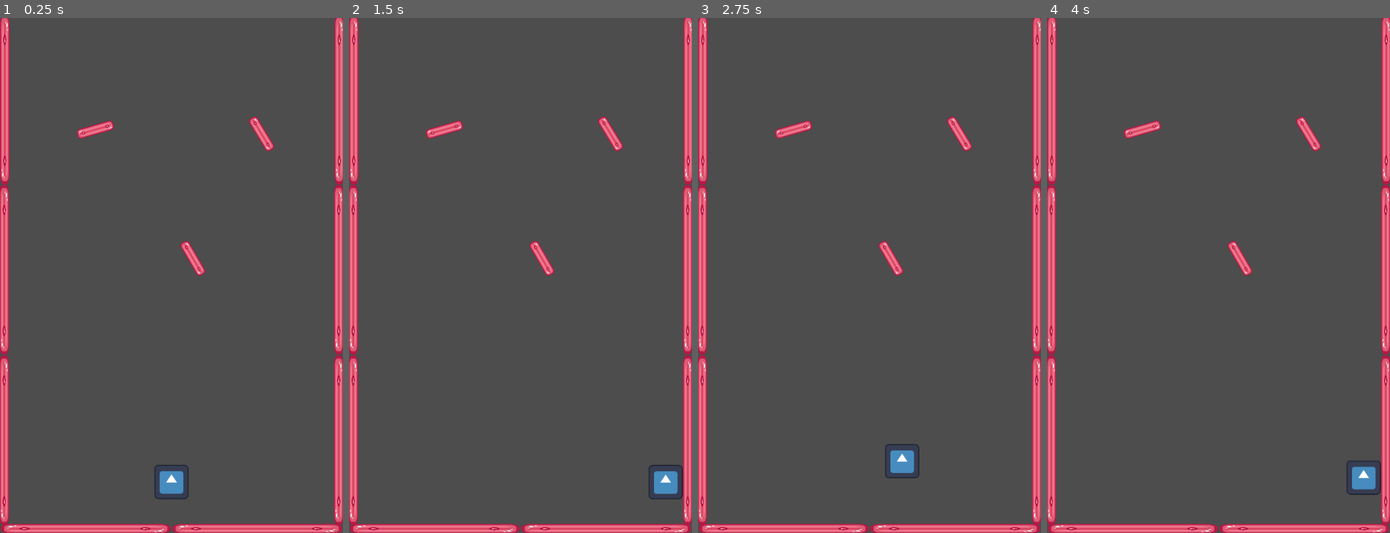
Above: before the commit, frames 1-4 (left to right).
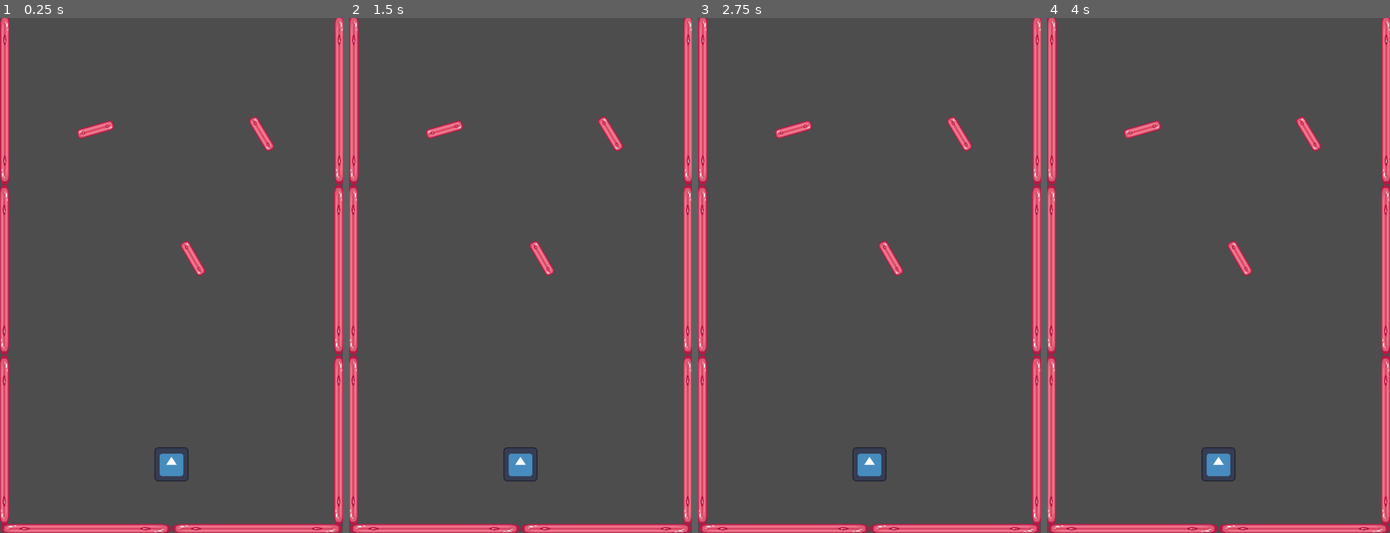
Above: after the commit, the same moments.

Repository: legacynical/flick-game
Game: Godot game, scene res://scenes/levels/test_level.tscn
Same seed, same stepped clock (60 frames per second), same inputs: the game is played once before the commit and once after it. The engine's default icon, where the game draws it, is replaced by a stand-in: a white triangle on a blue panel in a dark square.
Inputs (mouse positions are in pixels of both pictures, inside the frame that each line leads up to):
- Up to frame 1 (0.25 s): no input
- Up to frame 2 (1.5 s): tap Enter (ui_accept) at 0.5, 0.77, 0.8, 1.07, 1.35 s; move the mouse to (595, 249) at 0.52 s; hold Right (ui_right) from 0.53 s (still down); click (595, 249) at 0.6 s; move the mouse to (451, 301) at 1.27 s
- Up to frame 3 (2.75 s): tap Enter (ui_accept) at 1.52, 1.82, 2.3 s; click (800, 301) at 1.55 s; move the mouse to (903, 162) at 2.02 s; release Right (ui_right) at 2.03 s; hold Left (ui_left) from 2.03 s (still down); click (903, 162) at 2.1 s
- Up to frame 4 (4 s): move the mouse to (1201, 378) at 2.77 s; release Left (ui_left) at 2.78 s; hold Right (ui_right) from 2.78 s (still down); click (1201, 378) at 2.85 s; tap Enter (ui_accept) at 3.02, 3.32, 3.6, 3.77 s; move the mouse to (1321, 352) at 3.52 s

The runs differ from the first frame. In frame 1, 0.6% of the frame differs, in the area x 45-55%, y 83-94%; in frame 2, 0.8%; in frame 3, 0.7%; in frame 4, 0.8%, in the area x 45-98%, y 83-93%.

Commit message:
add test enemy

Diff:
--- a/project.godot
+++ b/project.godot
@@ -24,6 +24,14 @@
 
 project/assembly_name="flick-game"
 
+[input]
+
+left-mouse={
+"deadzone": 0.5,
+"events": [Object(InputEventMouseButton,"resource_local_to_scene":false,"resource_name":"","device":-1,"window_id":0,"alt_pressed":false,"shift_pressed":false,"ctrl_pressed":false,"meta_pressed":false,"button_mask":1,"position":Vector2(72, 13),"global_position":Vector2(76, 54),"factor":1.0,"button_index":1,"canceled":false,"pressed":true,"double_click":false,"script":null)
+]
+}
+
 [rendering]
 
 renderer/rendering_method="mobile"
--- /dev/null
+++ b/scenes/enemies/test_enemy.tscn
@@ -0,0 +1,15 @@
+[gd_scene load_steps=3 format=3 uid="uid://crw470l50hfnx"]
+
+[ext_resource type="Texture2D" uid="uid://bpefrxigwcvxu" path="res://graphics/ballBlue_10.png" id="1_2wwvu"]
+
+[sub_resource type="CircleShape2D" id="CircleShape2D_lapc2"]
+radius = 37.054
+
+[node name="TestEnemy" type="RigidBody2D"]
+
+[node name="Sprite2D" type="Sprite2D" parent="."]
+scale = Vector2(0.5, 0.5)
+texture = ExtResource("1_2wwvu")
+
+[node name="CollisionShape2D" type="CollisionShape2D" parent="."]
+shape = SubResource("CircleShape2D_lapc2")
--- a/scenes/player/player.gd
+++ b/scenes/player/player.gd
@@ -1,28 +1,19 @@
 extends CharacterBody2D
 
 
-const SPEED = 300.0
-const JUMP_VELOCITY = -400.0
 
-# Get the gravity from the project settings to be synced with RigidBody nodes.
-var gravity = ProjectSettings.get_setting("physics/2d/default_gravity")
+# Called when the node enters the scene tree for the first time.
+func _ready():
+	pass # Replace with function body.
 
 
-func _physics_process(delta):
-	# Add the gravity.
-	if not is_on_floor():
-		velocity.y += gravity * delta
+# Called every frame. 'delta' is the elapsed time since the previous frame.
+func _process(delta):
 
-	# Handle jump.
-	if Input.is_action_just_pressed("ui_accept") and is_on_floor():
-		velocity.y = JUMP_VELOCITY
+	if Input.is_action_just_pressed("left-mouse"):
+		var positionA = get_global_mouse_position()
+		print(positionA)
 
-	# Get the input direction and handle the movement/deceleration.
-	# As good practice, you should replace UI actions with custom gameplay actions.
-	var direction = Input.get_axis("ui_left", "ui_right")
-	if direction:
-		velocity.x = direction * SPEED
-	else:
-		velocity.x = move_toward(velocity.x, 0, SPEED)
-
-	move_and_slide()
+	if Input.is_action_just_released("left-mouse"):
+		var positionB = get_global_mouse_position()
+		print(positionB)
